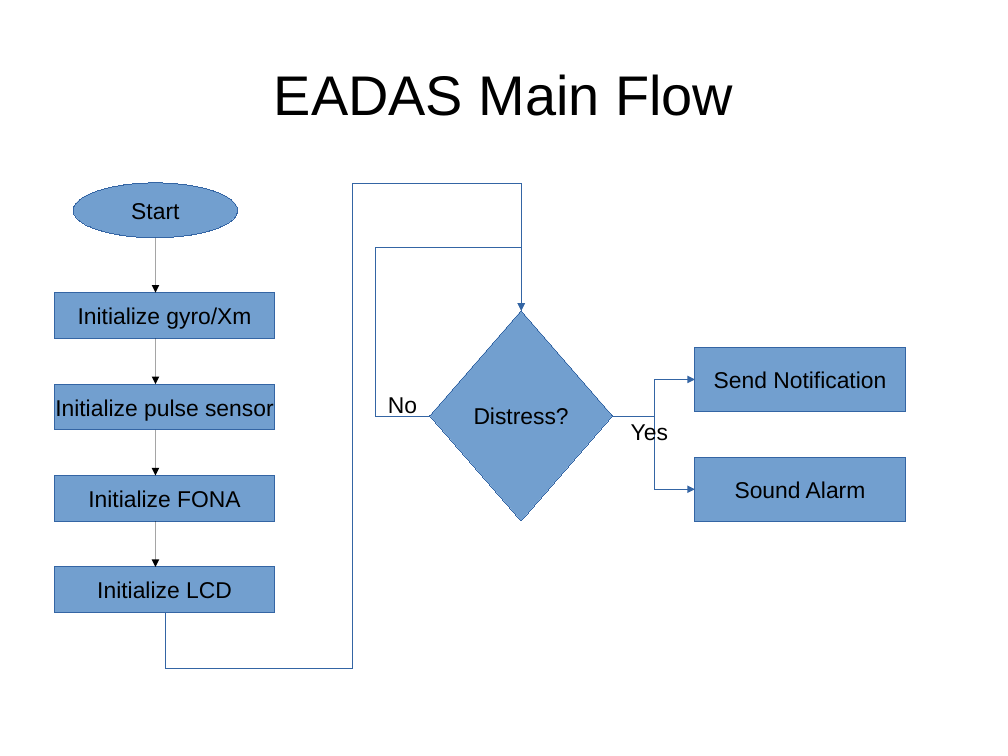
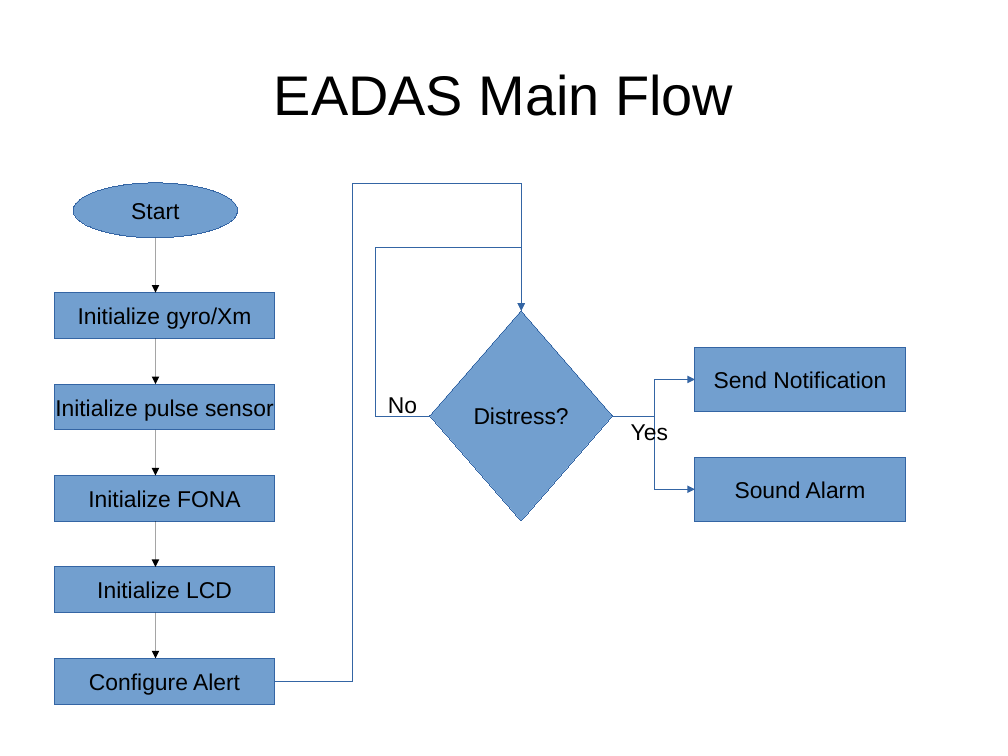
Before and after one commit to bkzshabbaz/EADAS, a slide deck: slide 5 of EADAS_progress_report.odp. Drawn at 1008x756 pixels with LibreOffice and Linux fonts; fonts in the diff are those of the drawing. Boxes give left, top, right and bottom in pixels: in the first picture for what was removed or moved away, otherwise in the second. Text is boxed around its words. In the diff, an @@ line names an element or a change of style, - is before the commit and + after.

Commit message:
Adding configuration of keypad to software flow

```diff
--- a/EADAS_progress_report.odp
+++ b/EADAS_progress_report.odp
@@ elbow arrow moved from (165, 613) - (521, 311) to (274, 681) - (521, 311) @@
@@ arrow added from (155, 613) to (155, 659), #000000 0 pt @@
@@ rectangle added at <box>55,659,274,704</box>, fill #729FCF, outline #3465A4 0 pt, 18 pt, text #000000 @@
+Configure Alert
```
